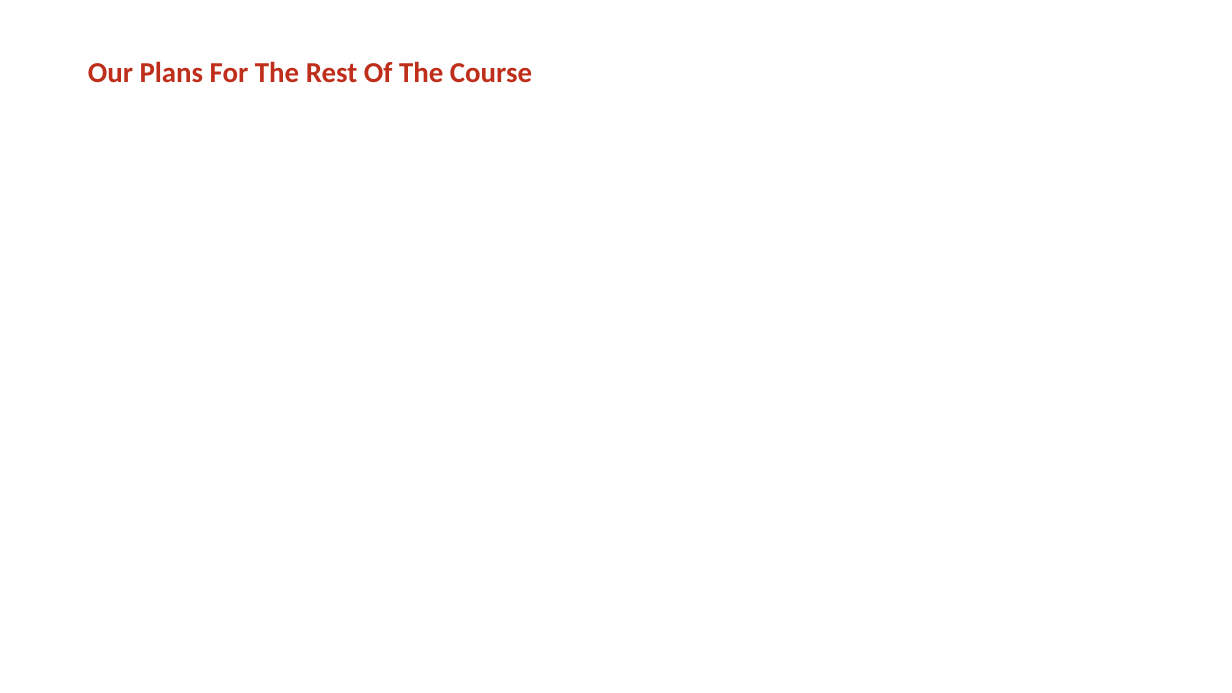
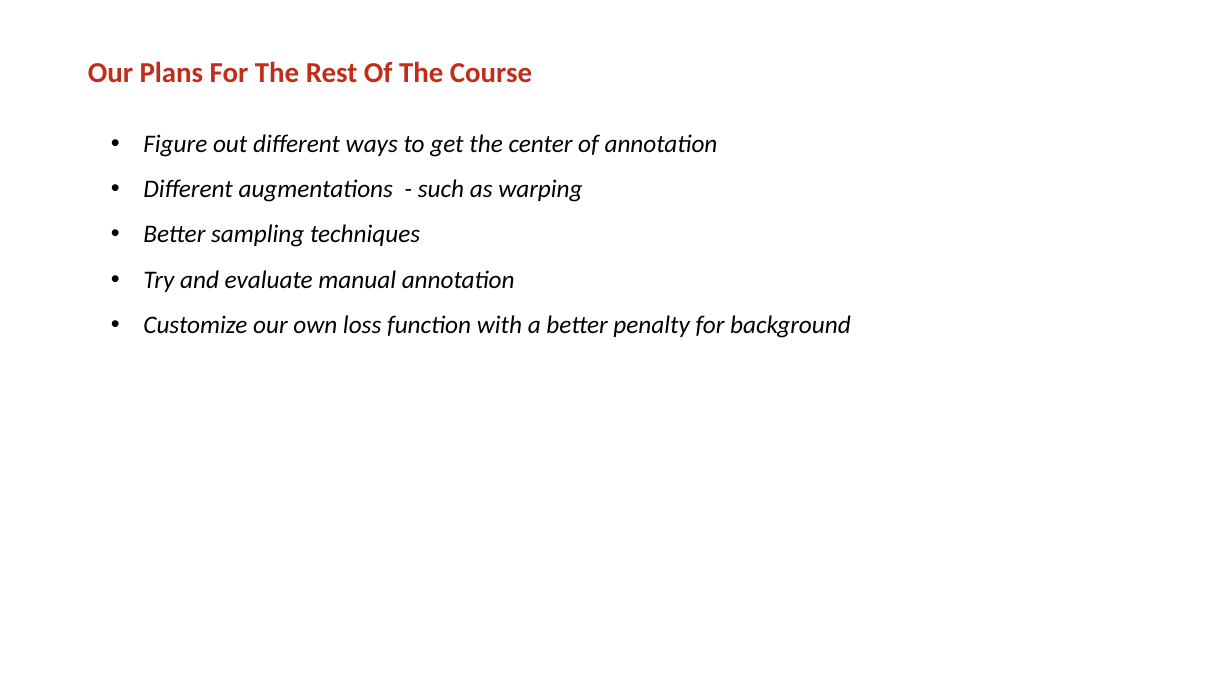
Before and after one commit to jeffluppes/ISMI2018, a slide deck: slide 12 of Project/Presentation/Mid_term_presentation.pptx. Drawn at 1232x693 pixels with LibreOffice and Linux fonts; fonts in the diff are those of the drawing; background and template pictures are left out. Boxes give left, top, right and bottom in pixels: in the first picture for what was removed or moved away, otherwise in the second. Text is boxed around its words. In the diff, an @@ line names an element or a change of style, - is before the commit and + after.

```diff
--- a/Project/Presentation/Mid_term_presentation.pptx
+++ b/Project/Presentation/Mid_term_presentation.pptx
@@ text added at bbox=[143, 134, 851, 338], 28 pt, text #000000, italic @@
+  • Figure out different ways to get the center of annotation
+  • Different augmentations - such as warping
+  • Better sampling techniques
+  • Try and evaluate manual annotation
+  • Customize our own loss function with a better penalty for background
```
Also in this commit, not shown: 9 other slides changed.
